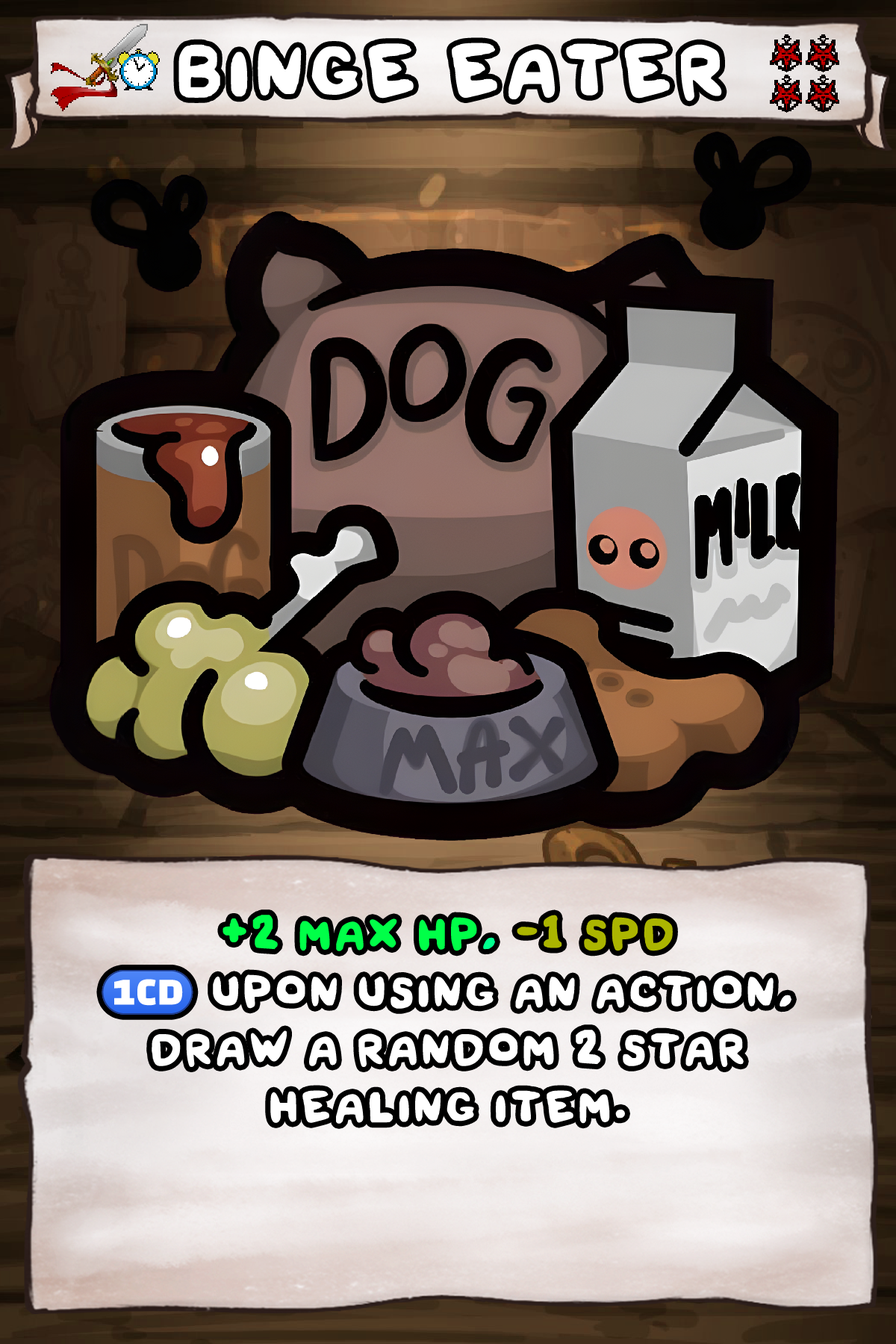
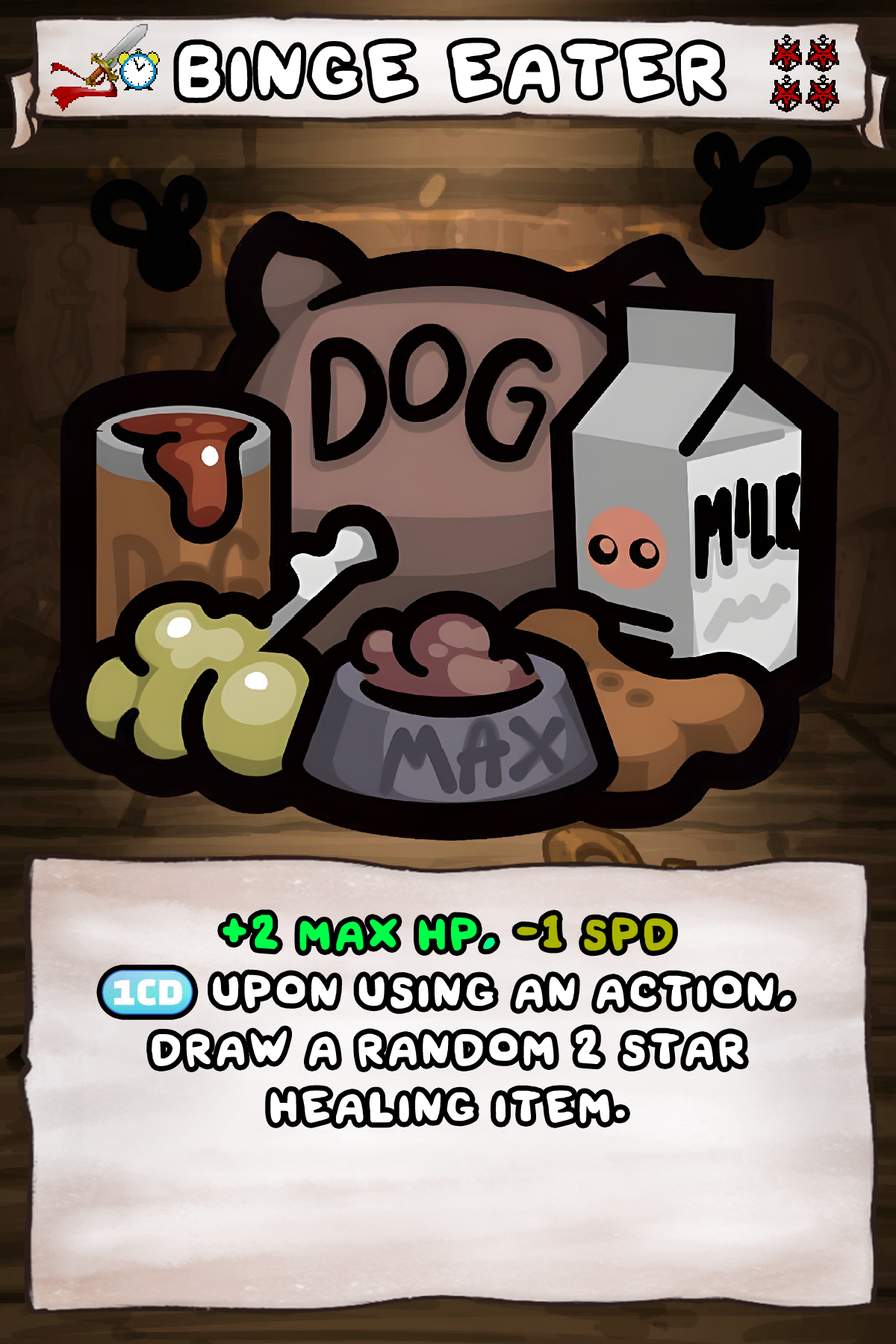
Two versions of the same layered image (896×1344). Layer-by-layer changes:
removed layer "Ability FX: (1CD)" over [101, 969, 194, 1015]
